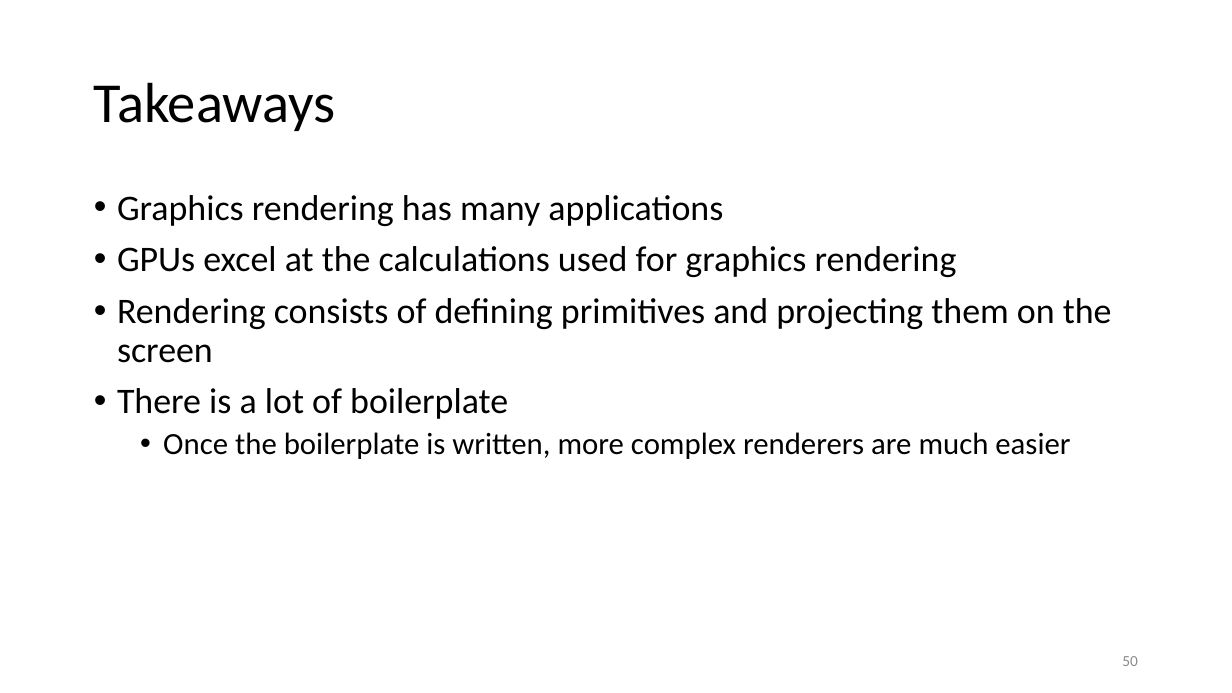
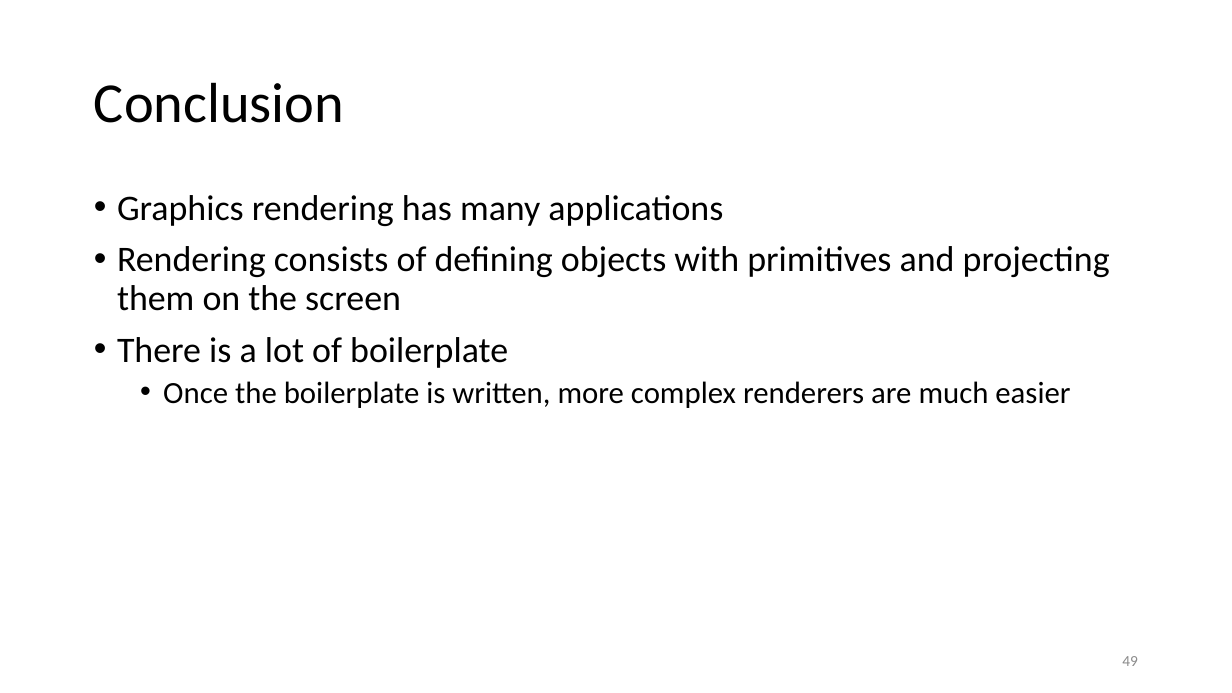
Before and after one commit to ShepherdJerred-homework/seminar-presentation, a slide deck: slide 49 of presentation.pptx (slide 50 before the commit). Drawn at 1232x693 pixels with LibreOffice and Linux fonts; fonts in the diff are those of the drawing. Boxes give left, top, right and bottom in pixels: in the first picture for what was removed or moved away, otherwise in the second. Text is boxed around its words. In the diff, an @@ line names an element or a change of style, - is before the commit and + after.

```diff
--- a/presentation.pptx
+++ b/presentation.pptx
@@ title at box(94, 82, 344, 123): text changed @@
-Takeaways
+Conclusion
@@ text at box(117, 246, 1110, 311): text changed @@
-• GPUs excel at the calculations used for graphics rendering
-• Rendering consists of defining primitives and projecting them on the screen
+• Rendering consists of defining objects with primitives and projecting them on the screen
@@ page number at box(1122, 656, 1138, 666): text changed @@
-50
+49
```
Also in this commit, not shown: 8 other slides changed, 1 slide added, 1 slide removed, 1 other file.
